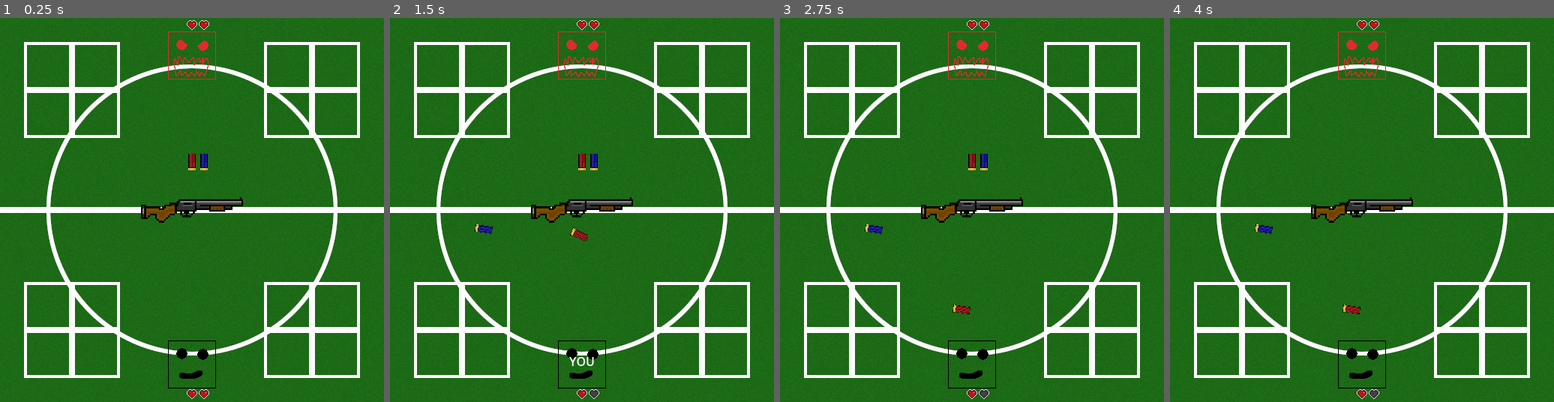
Above: before the commit, frames 1-4 (left to right).
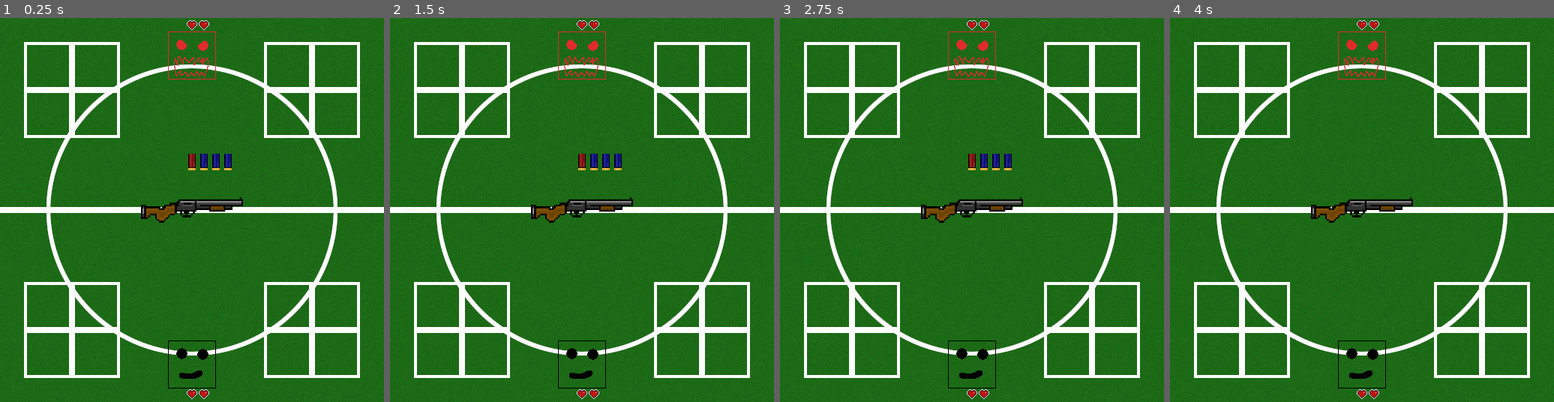
Above: after the commit, the same moments.

Repository: Silvester56/buckshotmiami
Game: Godot game, scene res://scenes/game.tscn
Same seed, same stepped clock (60 frames per second), same inputs: the game is played once before the commit and once after it. This scene is started directly instead of the project's main scene.
Inputs (mouse positions are in pixels of both pictures, inside the frame that each line leads up to):
- Up to frame 1 (0.25 s): no input
- Up to frame 2 (1.5 s): tap Enter at 0.5 s; move the mouse to (582, 56) at 0.52 s; click (582, 56) at 0.67 s; tap Space at 1.25 s; move the mouse to (582, 363) at 1.27 s; click (582, 363) at 1.42 s
- Up to frame 3 (2.75 s): tap Enter at 2 s; move the mouse to (1010, 125) at 2.02 s; click (1010, 125) at 2.17 s
- Up to frame 4 (4 s): tap Space at 2.75 s; move the mouse to (1342, 286) at 2.77 s; click (1342, 286) at 2.92 s; tap Enter at 3.5 s; move the mouse to (1477, 267) at 3.52 s; click (1477, 267) at 3.67 s

The runs differ from the first frame. In frame 1, 0.2% of the frame differs, in the area x 55-61%, y 35-40%; in frame 2, 0.4%, in the area x 22-61%, y 35-99%; in frame 3, 0.4%; in frame 4, 0.2%.

Commit message:
Implement turn based system with delays

Diff:
--- a/scenes/game.tscn
+++ b/scenes/game.tscn
@@ -19,10 +19,6 @@
 
 [node name="DisplayedShells" type="Node2D" parent="." unique_id=242926234]
 position = Vector2(256, 192)
-
-[node name="DisplayedShellsTimer" type="Timer" parent="." unique_id=128055691]
-wait_time = 3.0
-one_shot = true
 
 [node name="Shotgun" type="Sprite2D" parent="." unique_id=1736833064]
 position = Vector2(256, 256)
@@ -78,6 +74,5 @@
 theme = ExtResource("3_lnu2h")
 text = "quit"
 
-[connection signal="timeout" from="DisplayedShellsTimer" to="." method="_on_displayed_shells_timer_timeout"]
 [connection signal="pressed" from="PauseMenu/Continue" to="." method="_on_continue_pressed"]
 [connection signal="pressed" from="PauseMenu/Quit" to="." method="_on_quit_pressed"]
--- a/scripts/character.gd
+++ b/scripts/character.gd
@@ -7,6 +7,7 @@
 var maxHealth: int
 var health: int
 var isPlayer: bool
+var isHoverTextVisible: bool = false
 
 func setProperties(isPl, maxHe, posX, posY) -> void:
 	isPlayer = isPl
@@ -40,6 +41,11 @@
 		newHeart.position.x = (maxHealth - n - 1) * 16
 		$Health.add_child(newHeart)
 
+func setIsHoverTextVisible(newVal: bool) -> void:
+	isHoverTextVisible = newVal
+	if not newVal:
+		$Hover.visible = false
+
 func _on_character_area_input_event(viewport: Node, event: InputEvent, shape_idx: int) -> void:
 	if event is InputEventMouseButton \
 	and event.button_index == MouseButton.MOUSE_BUTTON_LEFT \
@@ -47,7 +53,8 @@
 		emit_signal("character_click", isPlayer)
 
 func _on_character_area_mouse_entered() -> void:
-	$Hover.visible = true
+	if isHoverTextVisible:
+		$Hover.visible = true
 
 func _on_character_area_mouse_exited() -> void:
 	$Hover.visible = false
--- a/scripts/game.gd
+++ b/scripts/game.gd
@@ -6,24 +6,50 @@
 var dealer
 var player
 var shells = []
-var roundsConfiguration = [
+const gameDelay = 3
+const roundsConfiguration = [
 	{ "id": 0, "health": 2, "min": 2, "max": 4, "objects": 0 },
 	{ "id": 1, "health": 4, "min": 3, "max": 6, "objects": 2 },
 	{ "id": 2, "health": 6, "min": 4, "max": 8, "objects": 4 },
 ]
 var currentRound = 0
+var isPlayerTurn = false
 
 func _ready() -> void:
+	Input.set_mouse_mode(Input.MOUSE_MODE_HIDDEN)
 	var roundObject = roundsConfiguration[currentRound]
 	var distanceFromBorder = 50
 	player = Character.instantiate()
 	player.setProperties(true, roundObject.health, 256, 512 - distanceFromBorder)
-	player.character_click.connect(shoot)
+	player.character_click.connect(_on_character_click)
 	dealer = Character.instantiate()
 	dealer.setProperties(false, roundObject.health, 256, distanceFromBorder)
-	dealer.character_click.connect(shoot)
+	dealer.character_click.connect(_on_character_click)
 	$Background.add_sibling(player)
 	$Background.add_sibling(dealer)
+	shotgunReload()
+
+func _process(delta: float) -> void:
+	if Input.is_action_just_pressed("pause"):
+		$PauseMenu.show()
+		get_tree().paused = true
+
+func displayShellsAndThenHideThem() -> void:
+	for index in len(shells):
+		var newShell = Shell.instantiate()
+		newShell.setProperties(shells[index])
+		newShell.position.x = index * 16
+		$DisplayedShells.add_child(newShell)
+	await get_tree().create_timer(gameDelay).timeout
+	for n in $DisplayedShells.get_children():
+		n.queue_free()
+	shells.shuffle()
+	nextTurn(true)
+
+func shotgunReload() -> void:
+	var roundObject = roundsConfiguration[currentRound]
+	for n in $ShellEjection.get_children():
+		n.queue_free()
 	shells.push_back(ShellType.LIVE)
 	shells.push_back(ShellType.BLANK)
 	for n in randi_range(roundObject.min, roundObject.max) - 2:
@@ -31,33 +57,40 @@
 			shells.push_back(ShellType.LIVE)
 		else:
 			shells.push_back(ShellType.BLANK)
-	displayShells()
-	shells.shuffle()
+	displayShellsAndThenHideThem()
 
-func _process(delta: float) -> void:
-	if Input.is_action_just_pressed("pause"):
-		$PauseMenu.show()
-		get_tree().paused = true
+func nextTurn(playerTurn: bool) -> void:
+	isPlayerTurn = playerTurn
+	player.setIsHoverTextVisible(isPlayerTurn)
+	dealer.setIsHoverTextVisible(isPlayerTurn)
+	if isPlayerTurn:
+		Input.set_mouse_mode(Input.MOUSE_MODE_VISIBLE)
+	else:
+		Input.set_mouse_mode(Input.MOUSE_MODE_HIDDEN)
+		await get_tree().create_timer(gameDelay).timeout
+		var blankShells = shells.count(ShellType.BLANK)
+		shoot(blankShells < len(shells) - blankShells)
 
-func displayShells() -> void:
-	for index in len(shells):
-		var newShell = Shell.instantiate()
-		newShell.setProperties(shells[index])
-		newShell.position.x = index * 16
-		$DisplayedShells.add_child(newShell)
-	$DisplayedShellsTimer.start()
-
-func shoot(isPlayer: bool) -> void:
-	if (len(shells) > 0):
-		var current_shell = shells.pop_front()
-		if current_shell == ShellType.LIVE:
-			if isPlayer:
-				player.changeHealth(-1)
-			else:
-				dealer.changeHealth(-1)
-		var newMovingShell = Shell.instantiate()
-		newMovingShell.setProperties(current_shell, true)
-		$ShellEjection.add_child(newMovingShell)
+func shoot(onPlayer: bool) -> void:
+	var currentShell = shells.pop_front()
+	var isBlank = currentShell == ShellType.BLANK
+	if currentShell == ShellType.LIVE:
+		if onPlayer:
+			player.changeHealth(-1)
+		else:
+			dealer.changeHealth(-1)
+	var newMovingShell = Shell.instantiate()
+	newMovingShell.setProperties(currentShell, true)
+	$ShellEjection.add_child(newMovingShell)
+	if (len(shells) == 0):
+		isPlayerTurn = false
+		await get_tree().create_timer(gameDelay).timeout
+		shotgunReload()
+	else:
+		if isPlayerTurn:
+			nextTurn(isBlank and onPlayer)
+		else:
+			nextTurn(not isBlank or onPlayer)
 
 func _on_continue_pressed() -> void:
 	$PauseMenu.hide()
@@ -68,6 +101,6 @@
 	get_tree().paused = false
 	get_tree().change_scene_to_file("res://scenes/main_menu.tscn")
 
-func _on_displayed_shells_timer_timeout() -> void:
-	for n in $DisplayedShells.get_children():
-		n.queue_free()
+func _on_character_click(onPlayer: bool) -> void:
+	if isPlayerTurn:
+		shoot(onPlayer)
